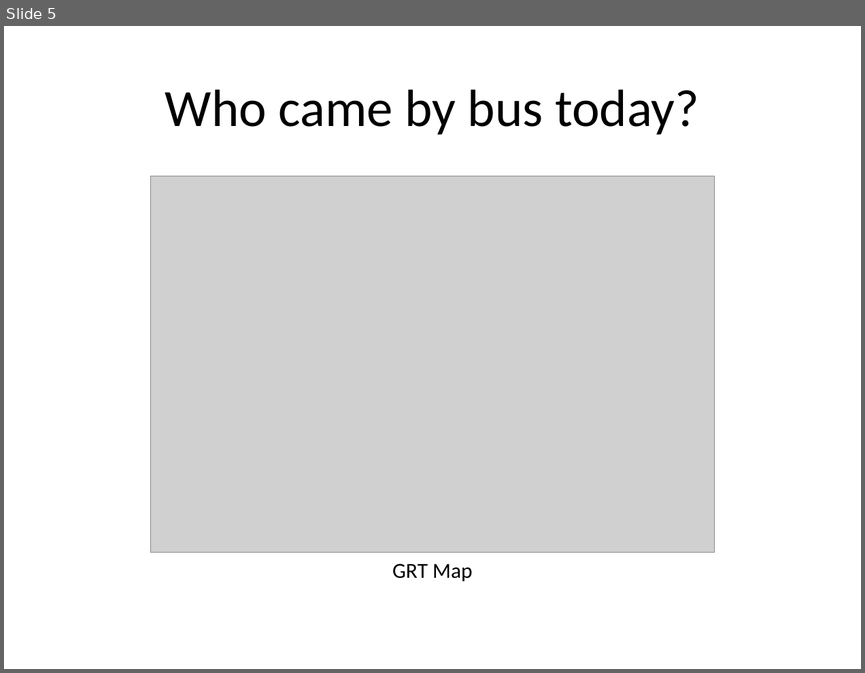
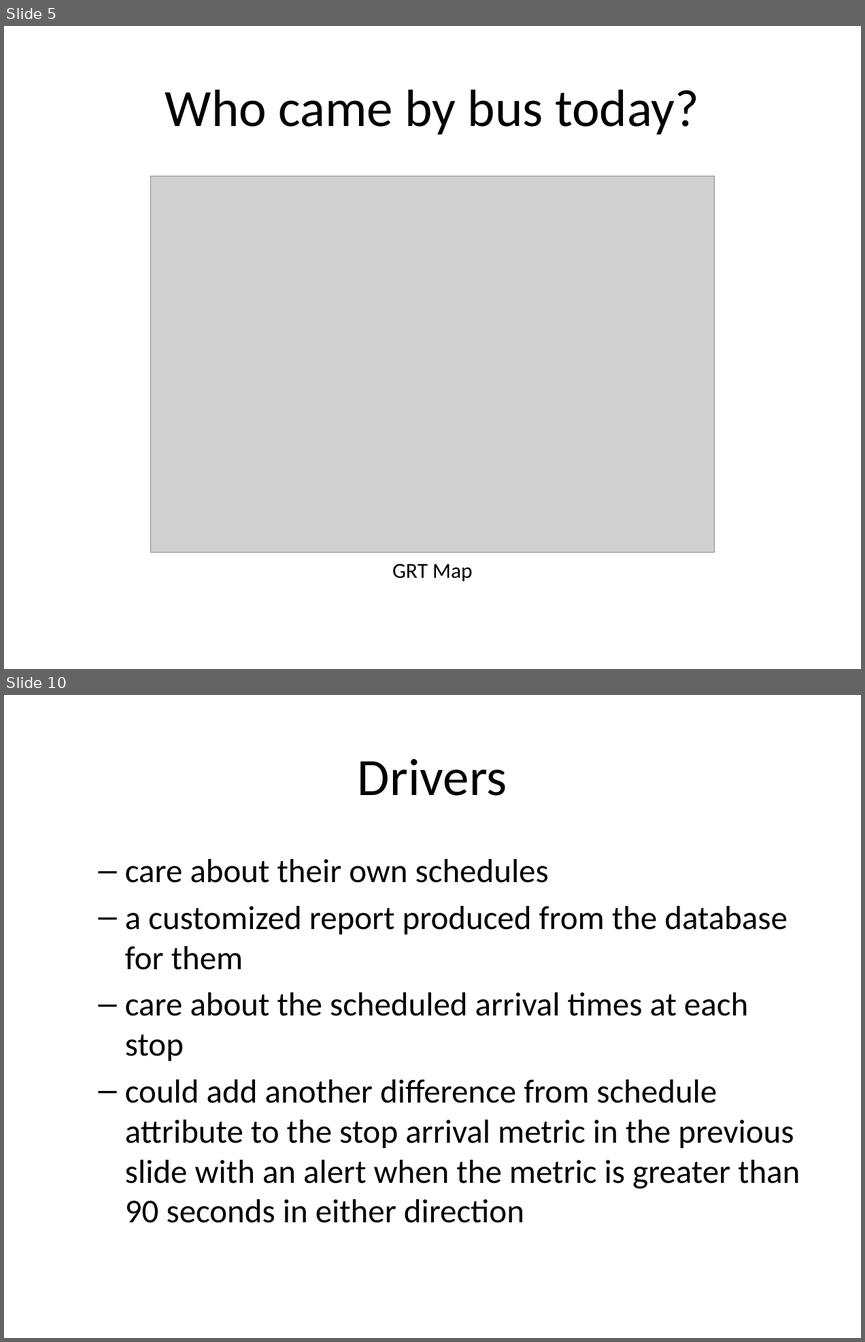
Before and after one commit to rhildred/INFO8985, a slide deck: observability/slides.pptx. Shown one above the other, each under a label of ours: slide 5 before the commit, slides 5 and 10 after it; the slides between them are not shown. The pictures are 865x673 and 865x1342 pixels, drawn with LibreOffice and Linux fonts; fonts in the diff are those of the drawing; grey boxes stand for pictures. Boxes give left, top, right and bottom in pixels: in the first picture for what was removed or moved away, otherwise in the second. Text is boxed around its words. In the diff, an @@ line names an element or a change of style, - is before the commit and + after.

```diff
--- a/observability/slides.pptx
+++ b/observability/slides.pptx
@@ slide 10 added at box(4, 695, 861, 1338), background #FFFFFF @@
@@ title added at box(358, 759, 507, 796), 44 pt, text #000000 @@
+Drivers
@@ text added at box(125, 859, 800, 1223), 28 pt, text #000000 @@
+  – care about their own schedules
+  – a customized report produced from the database for them
+  – care about the scheduled arrival times at each stop
+  – could add another difference from schedule attribute to the stop arrival metric in the previous slide with an alert when the metric is greater than 90 seconds in either direction
```
Also in this commit, not shown: 1 slide changed, 5 other slides added, 15 other files.
